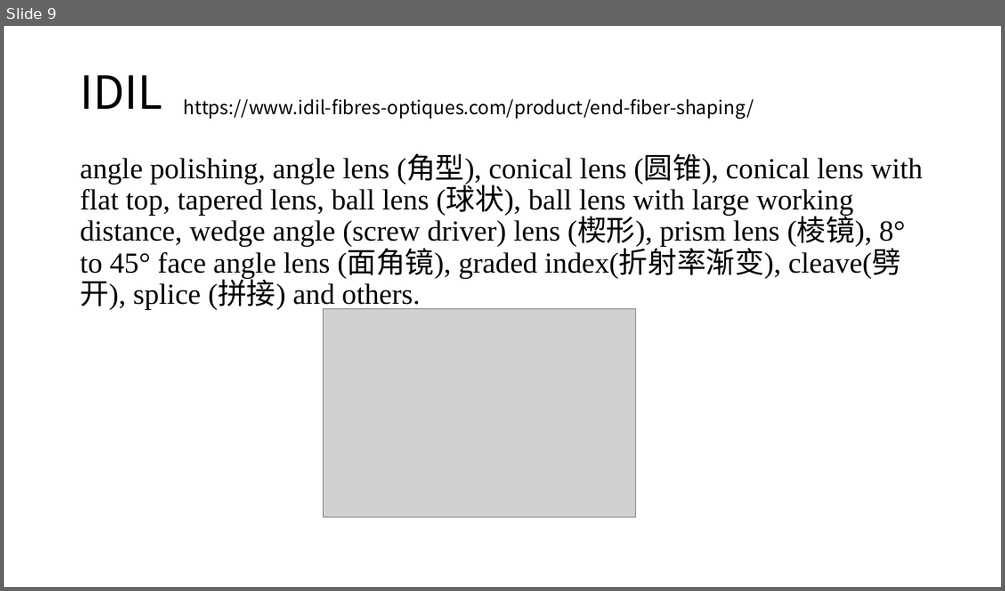
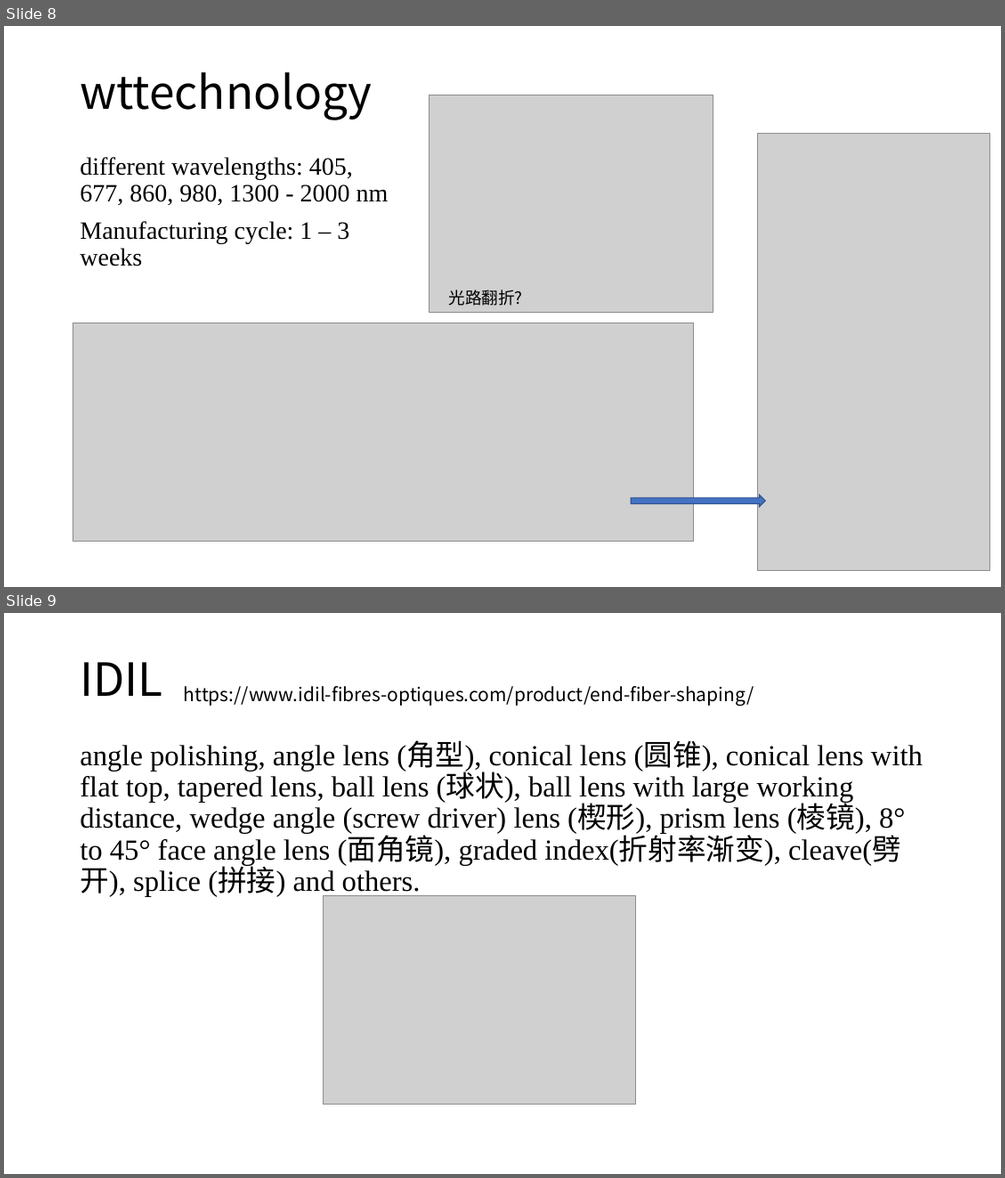
Before and after one commit to lucaschang95/DiscussionWithLin, a slide deck: 20191009 - topic.pptx. Shown one above the other, each under a label of ours: slide 9 before the commit, slides 8 and 9 after it. The pictures are 1005x591 and 1005x1178 pixels, drawn with LibreOffice and Linux fonts; fonts in the diff are those of the drawing; grey boxes stand for pictures. Boxes give left, top, right and bottom in pixels: in the first picture for what was removed or moved away, otherwise in the second. Text is boxed around its words. In the diff, an @@ line names an element or a change of style, - is before the commit and + after.

```diff
--- a/20191009 - topic.pptx
+++ b/20191009 - topic.pptx
@@ slide 8 added at [4,26,1001,587], background #FFFFFF @@
@@ title added at [80,72,372,120], 44 pt, text #000000 @@
+wttechnology
@@ picture added at [429,95,713,313] @@
@@ text added at [80,157,388,266], 24 pt, text #000000 @@
+different wavelengths: 405, 677, 860, 980, 1300 - 2000 nm
+Manufacturing cycle: 1 – 3 weeks
@@ picture added at [758,133,989,571] @@
@@ text added at [448,289,522,305], 16 pt, text #000000 @@
+光路翻折?
@@ picture added at [73,323,694,541] @@
@@ right arrow added at [631,495,765,507], fill #4472C4, outline #325491 1 pt @@
```
Also in this commit, not shown: 7 slides changed, 2 other slides added, 6 slides removed.
